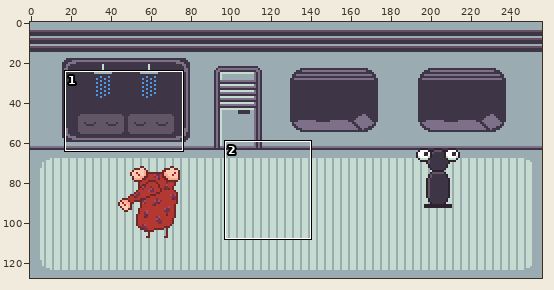
Pixel-art file: Aseprite/Tilemap/Environment.aseprite. The picture above shows the old version from afar; the outline marks the close-up.
Close-up. Before the commit:
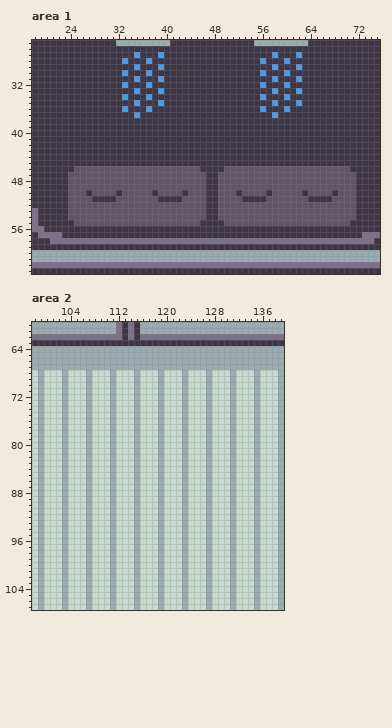
256x128 pixels, 1 frame. Shown: area 1: x 18..75, y 25..63; area 2: x 98..139, y 60..107. The commit also changed other parts of the picture, which this record leaves out.
After the commit:
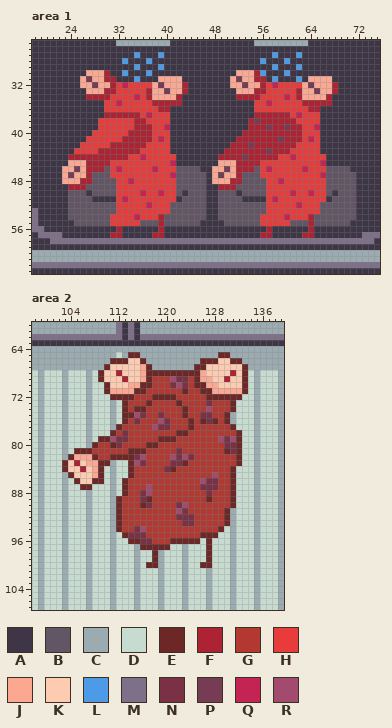
Palette (. is transparent): A #3e3546  B #625565  C #9babb2  D #c7dcd0  E #6e2727  F #ae2334  G #b33831  H #e83b3b  J #fca790  K #fdcbb0  L #4d9be6  M #7f708a  N #7a3045  P #753c54  Q #c32454  R #a24b6f
Diff:
layer "flimflamble" added
layer "uncleflimflamble" added
Changed rows in their new state; - is an unchanged pixel.
Area 1, layer "uncleflimflamble":
first column x 23:
30 ----JJJF---------------------JJJF-------------
31 ---JPJJFF-------JJJJ--------JPJJFF-------JJJJ-
32 ---JJPJJFHQHHHHJPJJJF-------JJPJJFHQHHHHJPJJJF
33 ----JJJFFHHHHHFJJPJJF--------JJJFFHHHHHFJJPJJF
34 ----FFFFHHHHQHFJJJJF---------FFFFHHHHQHFJJJJF-
35 -------HHQHHHHHFFFFF------------HHQHHHHHFFFFF-
36 -------HHHHHHHHHFF--------------HHHHHHHHHFF---
37 -------FFFFFFHQHHH--------------FFFFFFHQHHH---
38 ------HHHHHHFFHHHH-------------FPFFFFFFHHHH---
39 ------HHHHHHFFFHHQ-------------FFFPFFPFFHHQ---
40 -----HHHHHHFFFFHHH------------FFFFFFFFFFHHH---
41 ----HHHHHHFFFFFHQH-----------FFFFFFFPFFFHQH---
42 ---HHHHHFFFFFFHHHH----------FFFPFFFFFFFHHHH---
43 --HHHHFFFFFFFHHHHH---------FFFFFFFPFFFHHHHH---
44 -FFFFFFFFFFHHQHHHHH-------FFFFPFFFFFHHQHHHHH--
45 -JJJFFFFHHHHHHHHHHQ-------JJJFFFFHHHHHHHHHHQ--
46 JJPJFFF-HQHHHHHQHHH------JJPJFFF-HQHHHHHQHHH--
47 JPJJF---HHHHHHHHHHQ------JPJJF---HHHHHHHHHHQ--
48 JJJFF----HHQHHHHHHH------JJJFF----HHQHHHHHHH--
49 -FFF-----HHHHHHHHHH-------FFF-----HHHHHHHHHH--
50 ---------HHHHQHHQHH---------------HHHHQHHQHH--
51 ---------HQHHHHHHHH---------------HQHHHHHHHH--
52 ---------HHHHHQHHH----------------HHHHHQHHH---
53 ---------HHHHHHHHH----------------HHHHHHHHH---
54 --------HHHHQHHHF----------------HHHHQHHHF----
55 --------HHHHH---F----------------HHHHH---F----
56 ---------F------F-----------------F------F----
57 --------FF-----FF----------------FF-----FF----
Area 2, layer "flimflamble":
first column x 103:
 65 ---------D-EE-------------EE---
 66 --------EEEKKE---------EEEKKEE-
 67 -------EKKKKKJE-------EEKKKKKKE
 68 ------EKKFKKKJEEEEEEEEEJKKKKFKE
 69 ------EKKKFKKJEGGGRNNGEJJKKFKKE
 70 -------EKKKJJEEGGGNRNGEEJJKKKKE
 71 -------EJJJJEEGGGGGGEGGEEJJJJJE
 72 --------EEEEGGGEEEEGGGGGEEEEEE-
 73 ----------EGGGEGGGGEGGGGNGGGE--
 74 ----------EGEEGGGGGGEGGGRGGGE--
 75 ----------EERNGGNGGGEGGNNGGE---
 76 ----------EGNGGGRNGGGEGENEGE---
 77 ---------EGGGGGRNNGGGEGGGGGGE--
 78 --------EGNGGGGGGGGEEGGGGGGGGE-
 79 ------EERNNGGGGGEEEGGGGGGGRNRE-
 80 -----EGGENGGGGEEGGGGGGGGGGGNNE-
 81 --EEEGGGGGGEEEGGGGGNGGGGGGGENE-
 82 -EJJJEGGEEEENRGGGGRNRNGGGGGGGE-
 83 EKFKJJEE---ERNGGGGNNEGGGGGGGGE-
 84 EKKFKJE----EGGGGGNEGGGGGGGGGE--
 85 -EKKKJE----EGGGGGGGGGGGGGRGGE--
 86 --EKKEE---EGGGGGGGGGGGGRNNGGE--
 87 ---EE-----EGGGRGGGGGGGGNNNGGE--
 88 ----------EGGNRGGGGGGGGGNGGGE--
 89 ---------EGGGNEGGGGGGGGGEGGGE--
 90 ---------EGGGENGGGGNRGGGGGGGE--
 91 ---------EGGGGGGGGGRNGGGGGGE---
 92 ---------EGGGGGGGGGNNNGGGGGE---
 93 ---------EGGGGGGGGGGNNGGGGGE---
 94 ---------EGGNRGGGGGGGGGGGGE----
 95 ----------ENNNGGGGGGGGGEEE-----
 96 -----------EENNGGGEEEEE-E------
 97 -------------EEEEE------E------
 98 ---------------E--------E------
 99 ---------------E--------E------
100 --------------EE-------EE------
Pixel boxes of the changes (left, top, right, bottom) in both close-ups:
changed: (62, 70, 188, 238)
changed: (212, 70, 338, 238)
changed: (62, 352, 248, 568)
